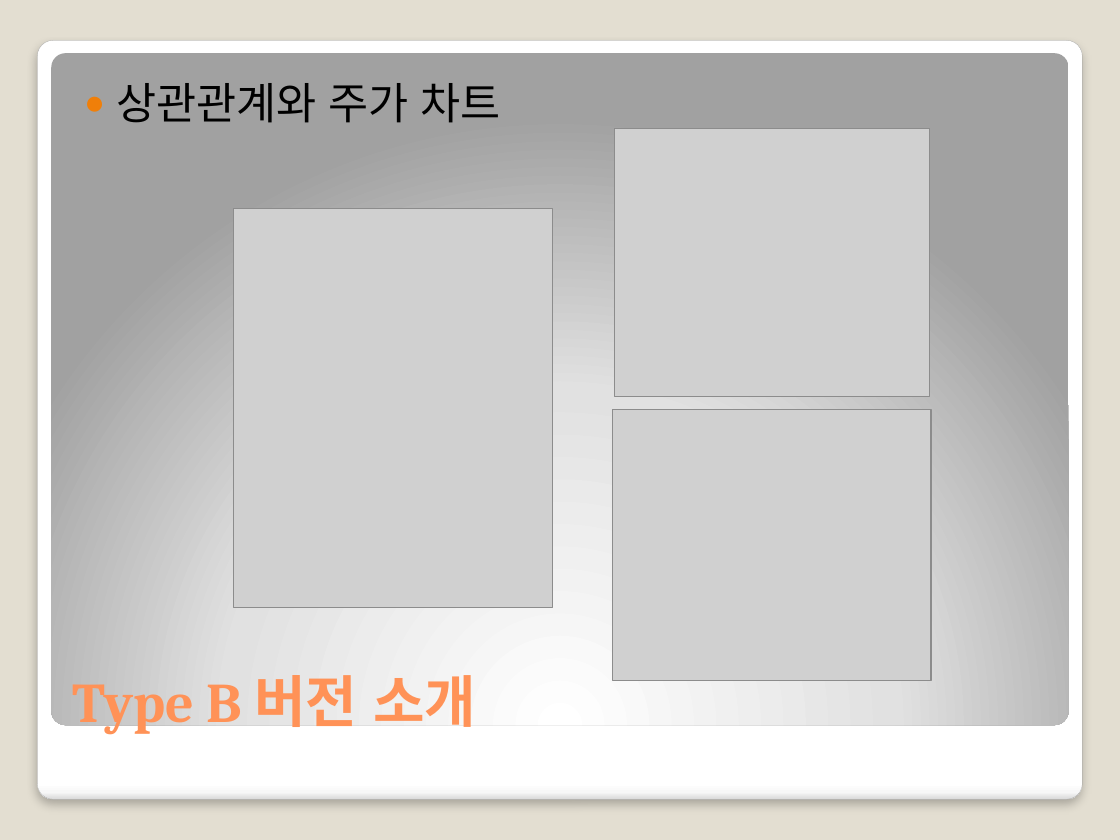
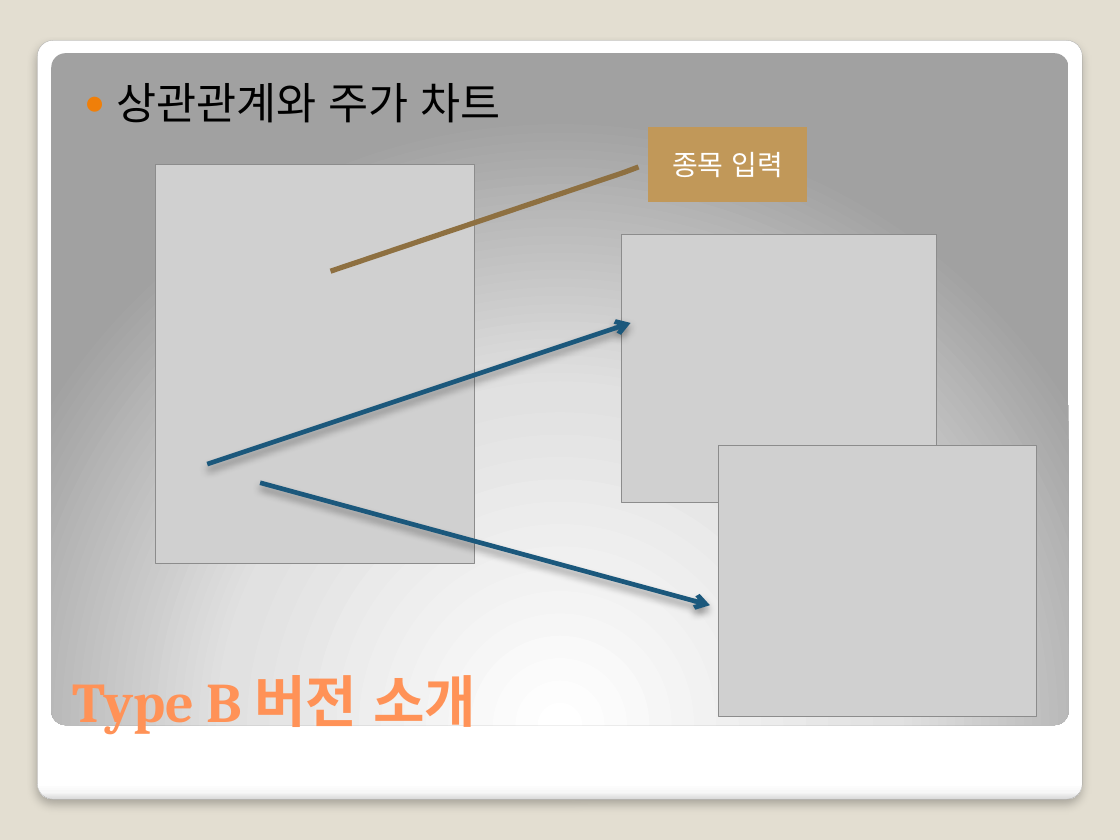
Before and after one commit to nbvc1003/stockAnalyst, a slide deck: slide 7 of 중간프로젝트2차_금융상품 분석툴20191224.pptx. Drawn at 1120x840 pixels with LibreOffice and Linux fonts; fonts in the diff are those of the drawing; grey boxes stand for pictures. Boxes give left, top, right and bottom in pixels: in the first picture for what was removed or moved away, otherwise in the second. Text is boxed around its words. In the diff, an @@ line names an element or a change of style, - is before the commit and + after.

```diff
--- a/중간프로젝트2차_금융상품 분석툴20191224.pptx
+++ b/중간프로젝트2차_금융상품 분석툴20191224.pptx
@@ callout added at bbox=[648, 127, 808, 202], fill #C19859, outline #8F7042 3.35 pt, 18 pt, text #FFFFFF @@
+종목 입력
@@ picture: place and size @@
-picture at bbox=[234, 208, 553, 608]
+picture at bbox=[156, 165, 475, 564]
@@ picture: place and size @@
-picture at bbox=[615, 129, 930, 396]
+picture at bbox=[622, 235, 936, 503]
@@ arrow added from (207, 464) to (631, 323), #1B587C 3 pt @@
@@ picture: place and size @@
-picture at bbox=[613, 410, 931, 681]
+picture at bbox=[719, 446, 1037, 717]
@@ arrow added from (260, 483) to (710, 605), #1B587C 3 pt @@
```
Also in this commit, not shown: 3 other slides changed, 1 slide added.
